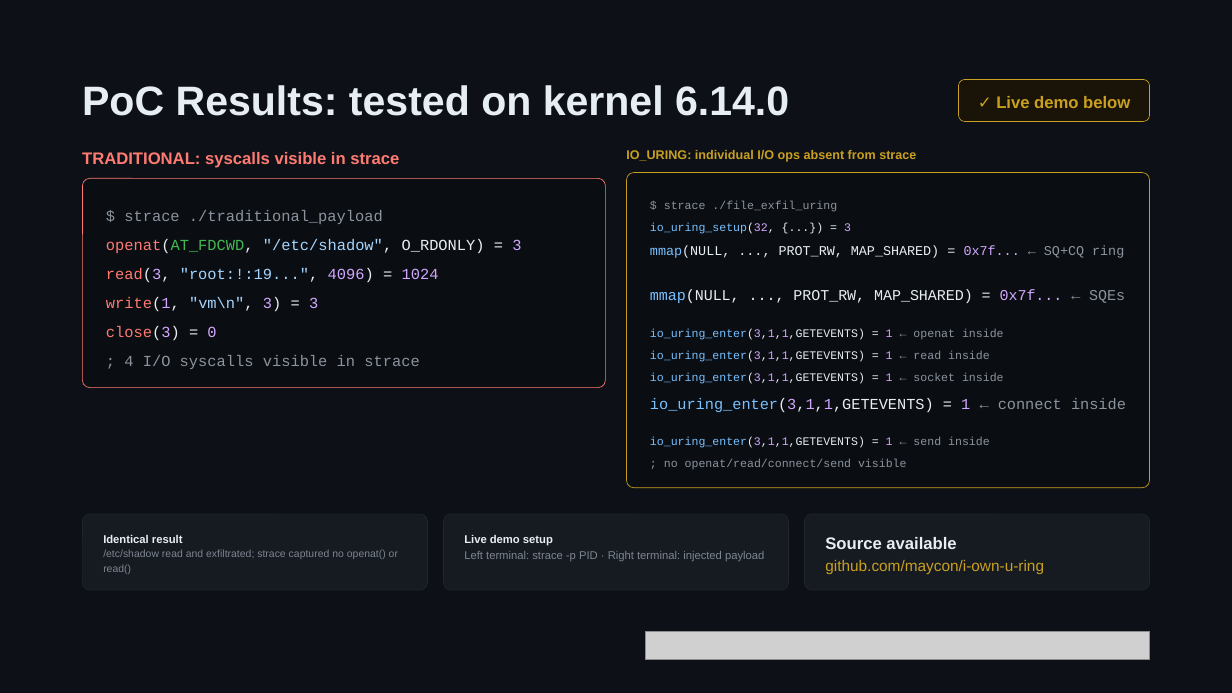
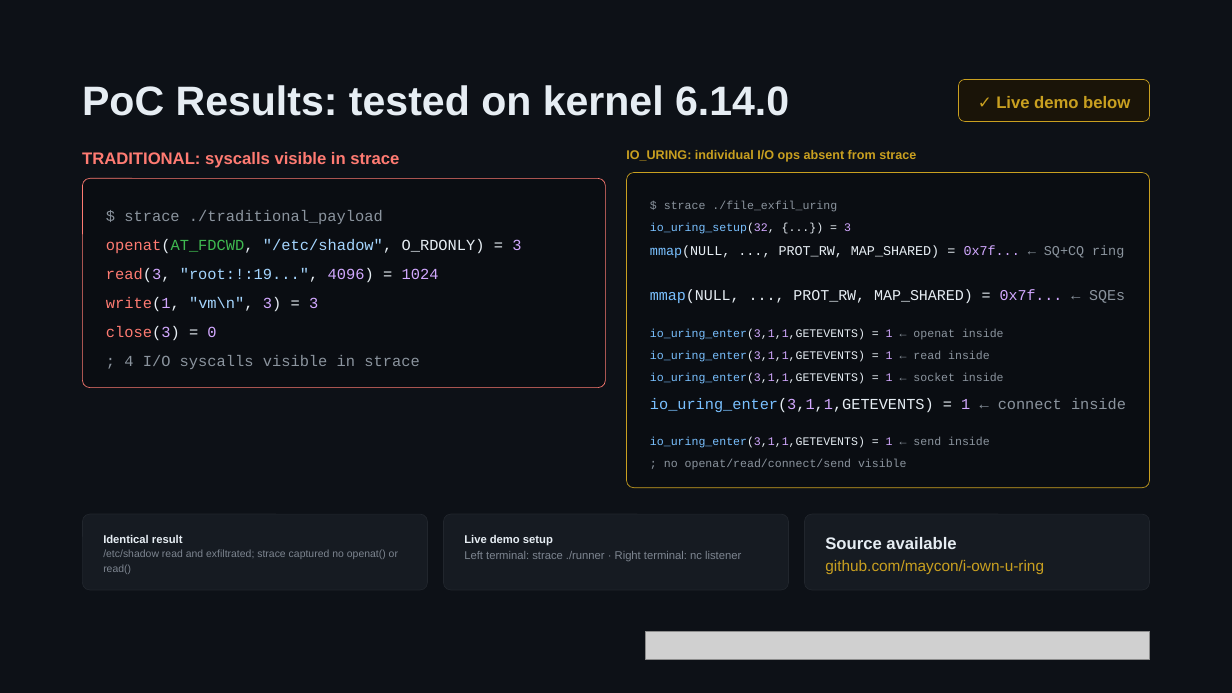
Before and after one commit to maycon/I-OWN-URING, a slide deck: slide 18 of talk/What EDRs Don't See - Syscall-less Shellcode via io_uring.pptx. Drawn at 1232x693 pixels with LibreOffice and Linux fonts; fonts in the diff are those of the drawing; grey boxes stand for pictures. Boxes give left, top, right and bottom in pixels: in the first picture for what was removed or moved away, otherwise in the second. Text is boxed around its words. In the diff, an @@ line names an element or a change of style, - is before the commit and + after.

```diff
--- a/talk/What EDRs Don't See - Syscall-less Shellcode via io_uring.pptx
+++ b/talk/What EDRs Don't See - Syscall-less Shellcode via io_uring.pptx
@@ text at (464, 551, 741, 561): text changed @@
-Left terminal: strace -p PID · Right terminal: injected payload
+Left terminal: strace ./runner · Right terminal: nc listener
```
Also in this commit, not shown: 6 other slides changed, 1 other file.
